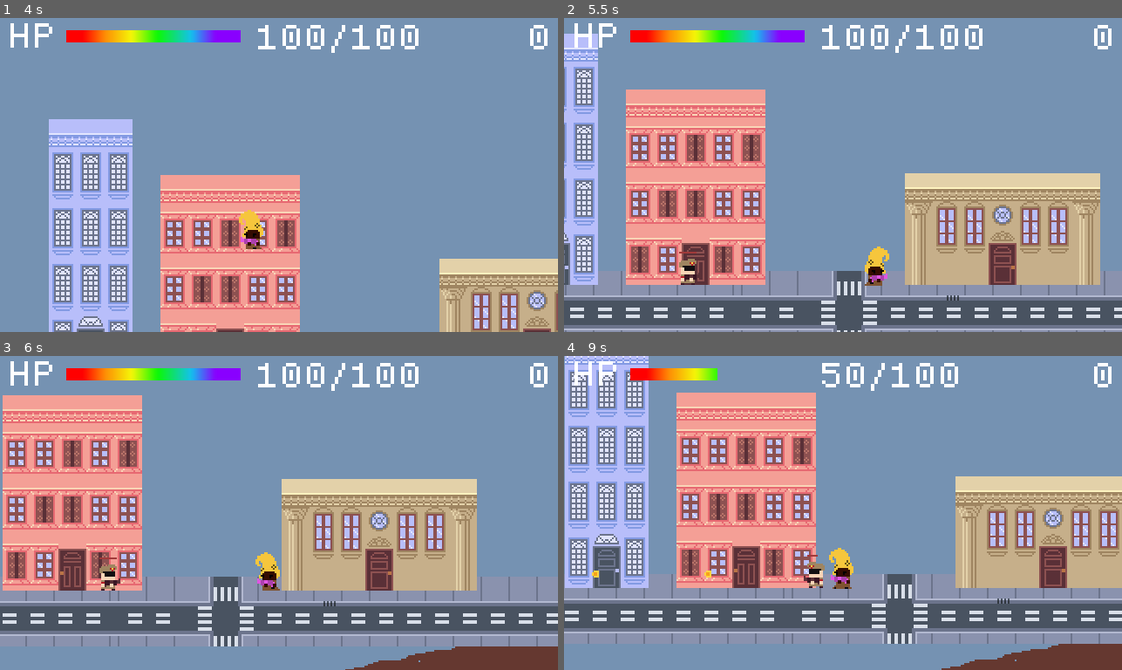
Above: before the commit, frames 1-4 (two rows, left to right).
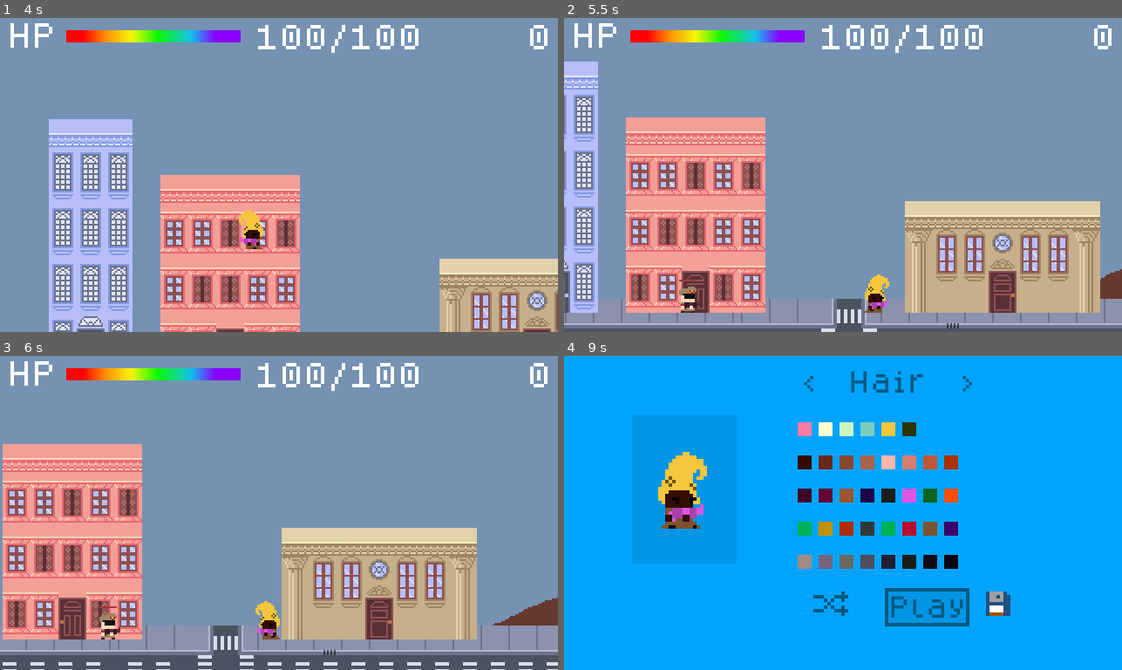
Above: after the commit, the same moments.

Repository: hamiltonromualdo/bring-ur-glam
Game: Godot game, scene res://src/UserInterface/TitleScreen.tscn
The game is run twice, just before and just after one commit, with the same random seed, the same clock (stepped at 60 frames per second) and the same inputs.
Inputs (mouse positions are in pixels of both pictures, inside the frame that each line leads up to):
- Up to frame 1 (4 s): click "Play" at 0.5 s; click "Play" at 1.25 s; move the mouse to (401, 159) at 2.02 s; hold Right (ui_right) 2.03-3.53 s; move the mouse to (167, 190) at 2.77 s; move the mouse to (334, 105) at 3.52 s; hold Left (ui_left) from 3.53 s (still down)
- Up to frame 2 (5.5 s): move the mouse to (815, 237) at 4.27 s; release Left (ui_left) at 4.28 s; hold Right (ui_right) from 4.28 s (still down); move the mouse to (1010, 222) at 5.02 s
- Up to frame 3 (6 s): move the mouse to (111, 465) at 5.77 s; release Right (ui_right) at 5.78 s; hold Left (ui_left) from 5.78 s (still down)
- Up to frame 4 (9 s): move the mouse to (870, 513) at 6.52 s; release Left (ui_left) at 6.53 s; hold Right (ui_right) 6.53-7.28 s; move the mouse to (759, 434) at 7.27 s; hold Left (ui_left) 7.28-8.75 s; move the mouse to (965, 497) at 8.02 s; click (843, 522) at 8.75 s, where only the run after the commit has a clickable "Restart"

Frame 1 is identical in both runs. In frame 2, 37% of the frame differs, in the area x 0-100%, y 5-100%; in frame 3, 42%; in frame 4, 100%, in the area x 0-100%, y 0-100%.

Commit message:
Fixing incorrect positioning of scene

Diff:
--- a/bring_ur_glam/src/Levels/Playground.tscn
+++ b/bring_ur_glam/src/Levels/Playground.tscn
@@ -10,7 +10,6 @@
 [ext_resource path="res://assets/tiles/buildings.tres" type="TileSet" id=10]
 
 [node name="Playground" type="Node2D"]
-position = Vector2( -27, -29 )
 script = ExtResource( 2 )
 
 [node name="HUD" parent="." instance=ExtResource( 7 )]
